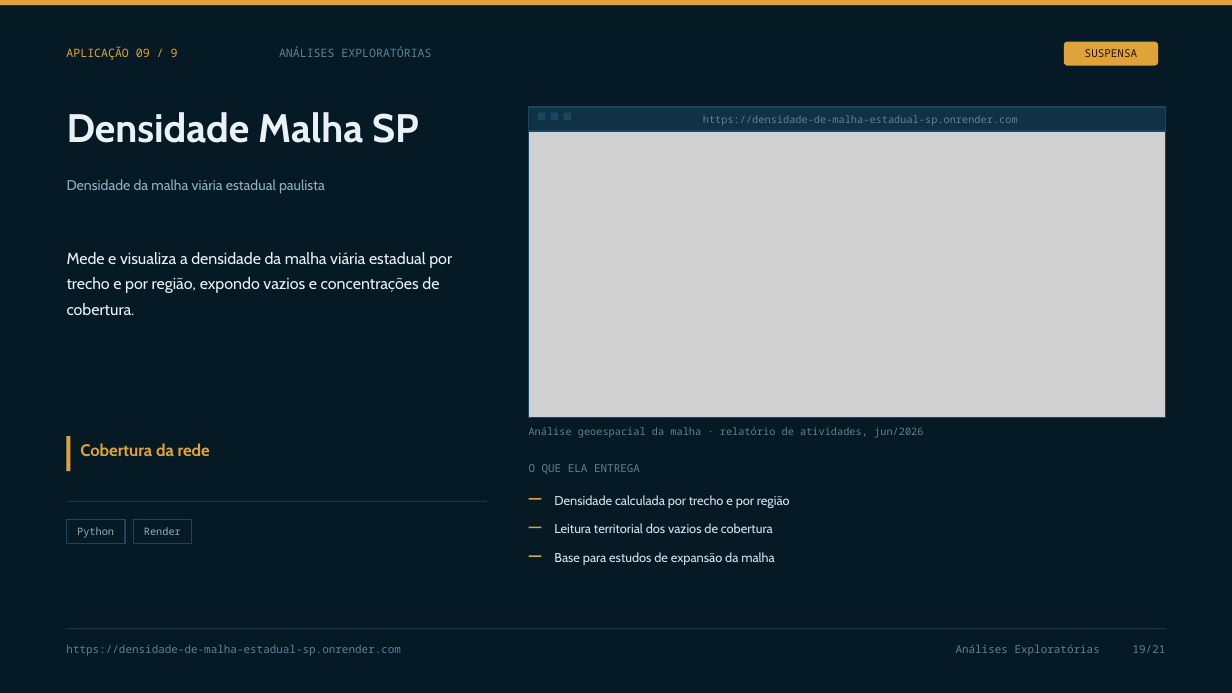
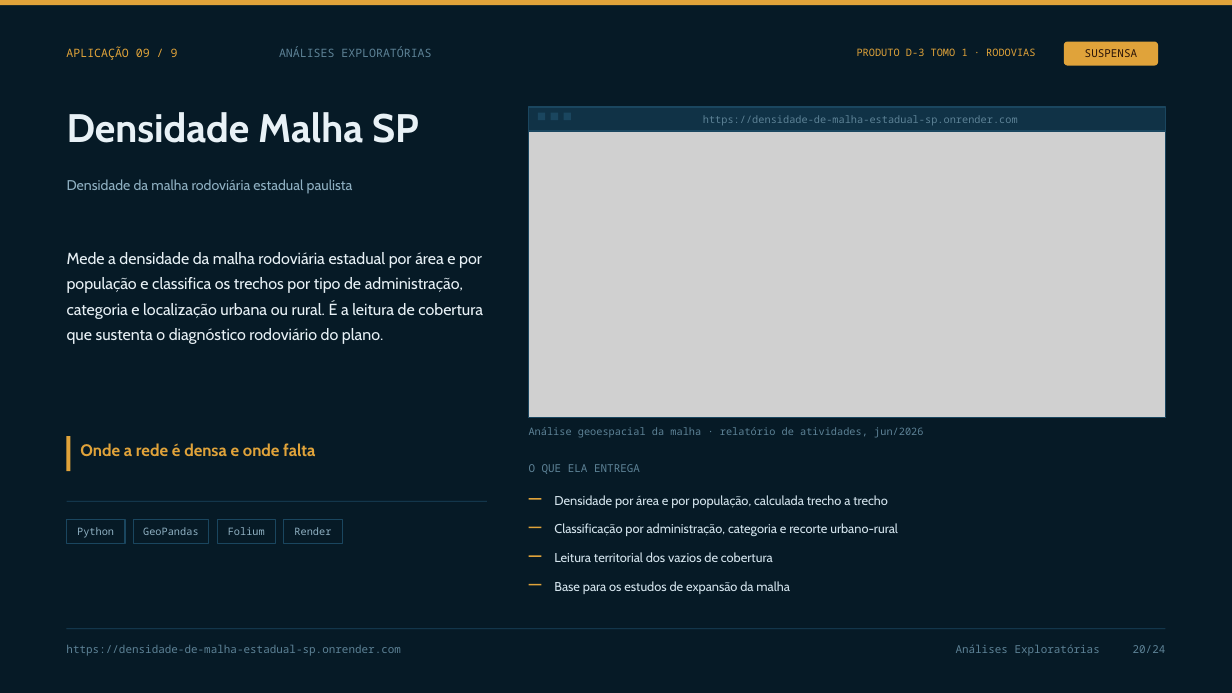
Before and after one commit to vpcapanema/pli-hub, a slide deck: slide 20 of apresentacao/pli-hub-detalhada.pptx (slide 19 before the commit). Drawn at 1232x693 pixels with LibreOffice and Linux fonts; fonts in the diff are those of the drawing; grey boxes stand for pictures. Boxes give left, top, right and bottom in pixels: in the first picture for what was removed or moved away, otherwise in the second. Text is boxed around its words. In the diff, an @@ line names an element or a change of style, - is before the commit and + after.

```diff
--- a/apresentacao/pli-hub-detalhada.pptx
+++ b/apresentacao/pli-hub-detalhada.pptx
@@ text added at <box>857,48,1035,56</box>, 8 pt, text #E0A33A @@
+PRODUTO D-3 TOMO 1 · RODOVIAS
@@ text at <box>67,179,353,194</box>: text changed @@
-Densidade da malha viária estadual paulista
+Densidade da malha rodoviária estadual paulista
@@ text at <box>67,252,483,344</box>: text changed @@
-Mede e visualiza a densidade da malha viária estadual por trecho e por região, expondo vazios e concentrações de cobertura.
+Mede a densidade da malha rodoviária estadual por área e por população e classifica os trechos por tipo de administração, categoria e localização urbana ou rural. É a leitura de cobertura que sustenta o diagnóstico rodoviário do plano.
@@ text at <box>80,443,315,456</box>: text changed @@
-Cobertura da rede
+Onde a rede é densa e onde falta
@@ text at <box>554,495,888,508</box>: text changed @@
-Densidade calculada por trecho e por região
+Densidade por área e por população, calculada trecho a trecho
@@ rectangle added at <box>133,519,209,543</box>, outline #1A465F 1 pt, 8 pt, text #8FB0C2 @@
+GeoPandas
@@ rectangle added at <box>217,519,275,543</box>, outline #1A465F 1 pt, 8 pt, text #8FB0C2 @@
+Folium
@@ rectangle "Render": place and size @@
-rectangle "Render" at <box>133,519,191,543</box>
+rectangle "Render" at <box>284,519,342,543</box>
@@ text added at <box>554,523,898,536</box>, 10 pt, text #D3E3EC @@
+Classificação por administração, categoria e recorte urbano-rural
@@ text "Leitura territorial dos vazios de ...": place and size @@
-text "Leitura territorial dos vazios de ..." at <box>554,523,773,533</box>
+text "Leitura territorial dos vazios de ..." at <box>554,552,773,562</box>
@@ rectangle added at <box>529,584,542,586</box>, fill #E0A33A @@
@@ text at <box>554,581,789,594</box>: text changed @@
-Base para estudos de expansão da malha
+Base para os estudos de expansão da malha
@@ text at <box>956,645,1166,656</box>: text changed @@
-Análises Exploratórias 19/21
+Análises Exploratórias 20/24
```
Also in this commit, not shown: 19 other slides changed, 3 slides added, 10 other files.
